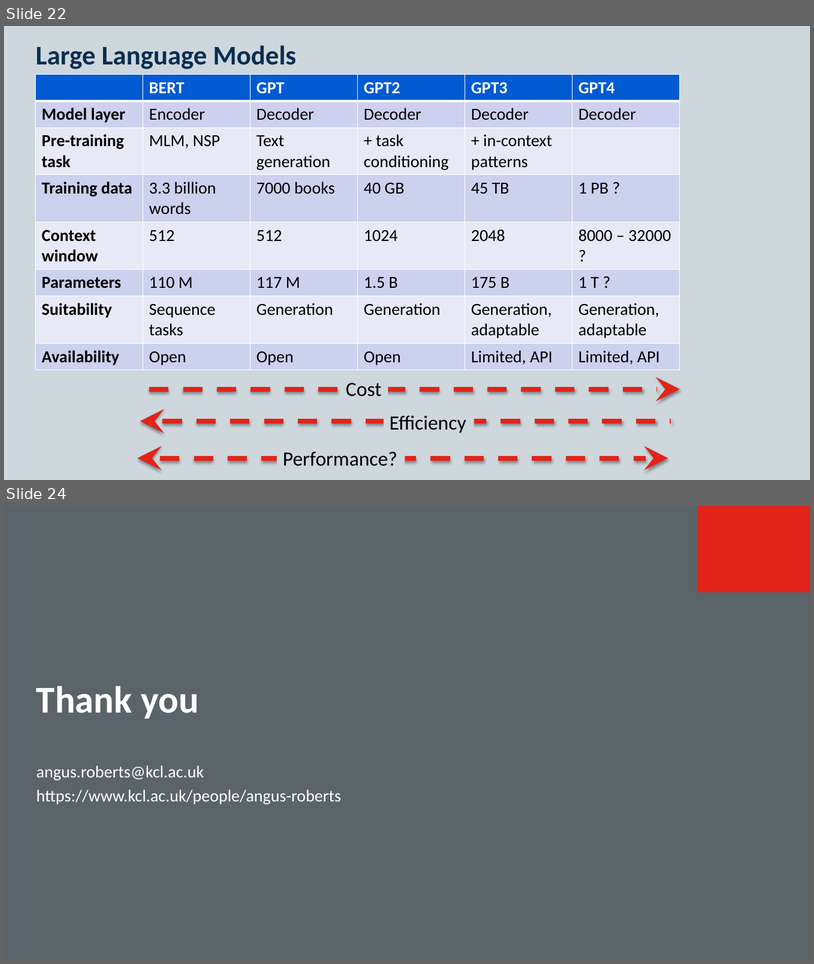
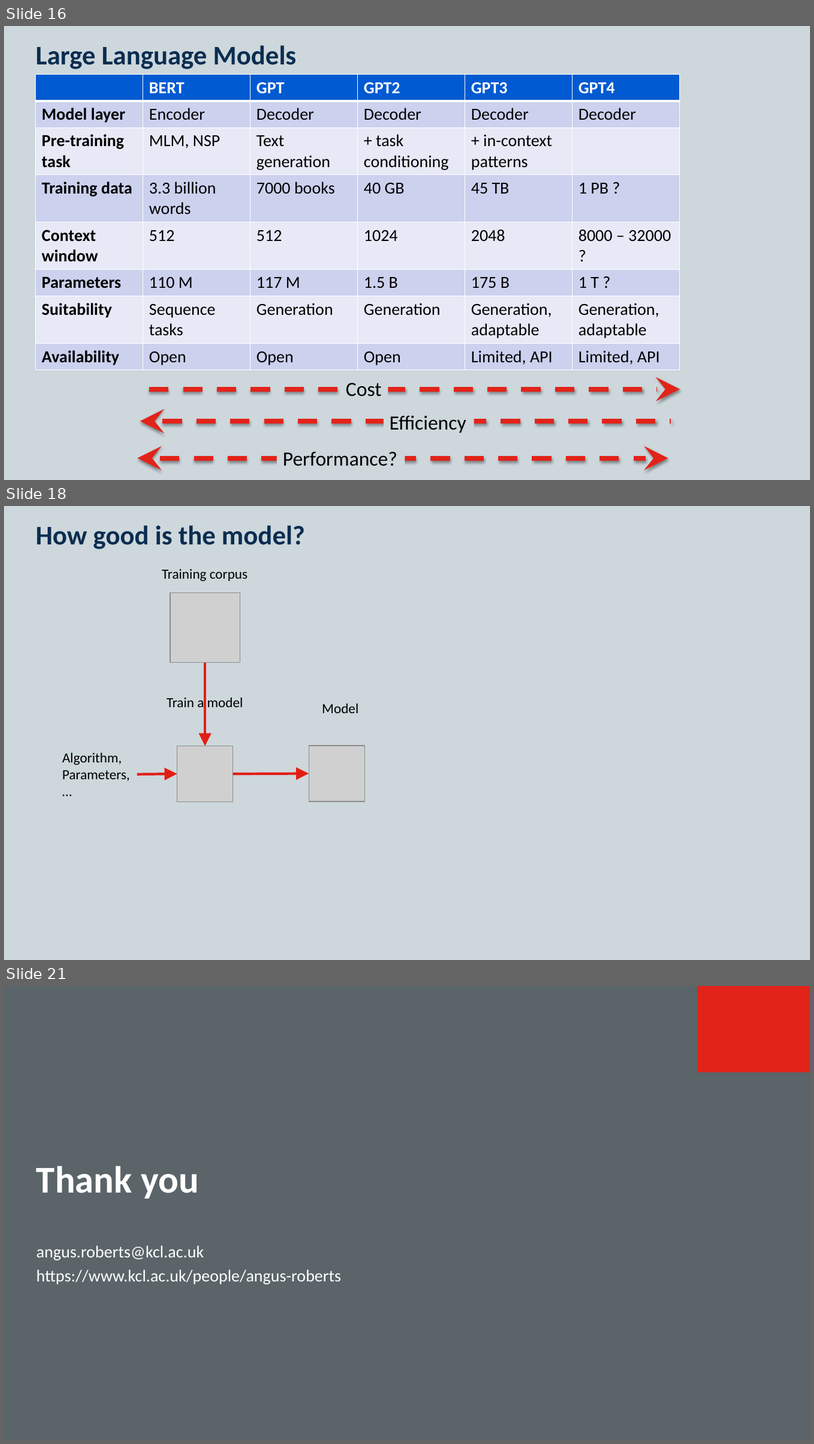
Before and after one commit to KCL-Health-NLP/nlp-half-day-workshop, a slide deck: presentations/classification.pptx. Shown one above the other, each under a label of ours: slides 22 and 24 before the commit, slides 16, 18 and 21 after it; the slides between them are not shown. The pictures are 814x964 and 814x1444 pixels, drawn with LibreOffice and Linux fonts; fonts in the diff are those of the drawing; grey boxes stand for pictures; background and template pictures are left out. Boxes give left, top, right and bottom in pixels: in the first picture for what was removed or moved away, otherwise in the second. Text is boxed around its words. In the diff, an @@ line names an element or a change of style, - is before the commit and + after.

```diff
--- a/presentations/classification.pptx
+++ b/presentations/classification.pptx
@@ slide 18 added at (4,506,810,960), background #CDD7DC; not listed: 2 template elements that a slide beside it also shows @@
@@ title added at (36,525,305,549), 32 pt, text #0A2D50, bold @@
+How good is the model?
@@ text added at (162,569,248,581), 16.6 pt, text #000000 @@
+Training corpus
@@ picture added at (170,592,240,662) @@
@@ arrow added from (205, 663) to (205, 745), #E21E15 3 pt @@
@@ text added at (167,697,243,707), 16.6 pt, text #000000 @@
+Train a model
@@ text added at (322,703,359,713), 16.6 pt, text #000000 @@
+Model
@@ text added at (62,753,130,781), 16.6 pt, text #000000 @@
+Algorithm,
+Parameters,
+…
@@ picture added at (177,745,233,801) @@
@@ picture added at (309,745,365,801) @@
@@ arrow added from (137, 774) to (177, 774), #E21E15 3 pt @@
@@ arrow added from (233, 774) to (309, 774), #E21E15 3 pt @@
@@ what was slide 22 is now slide 16 @@
@@ what was slide 24 is now slide 21 @@
```
Also in this commit, not shown: 5 slides changed, 5 other slides added, 9 slides removed, 6 other files.
